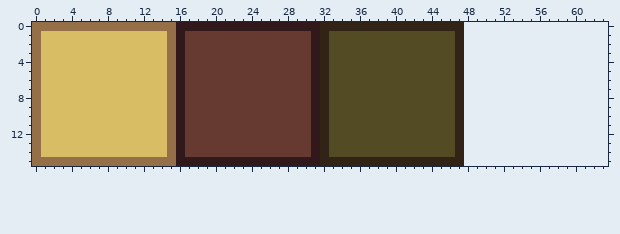
Pixel-art file -- Assets/Art/Environment/tilemap-wheat.aseprite. The picture above was drawn from the file before the commit.
48x16 pixels, 1 frame. The old version is drawn lined up with the new one, on the new canvas.
After:
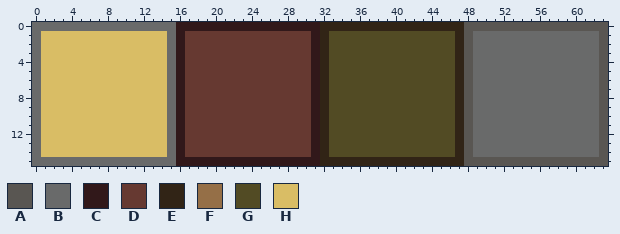
Palette (. is transparent): A #595652  B #696a6a  C #31181a  D #663931  E #312416  F #956f47  G #524b24  H #d9bd65
Difference:
canvas 48x16 -> 64x16
y 0: x 0..15 FFFFFFFFFFFFFFFF -> BBBBBBBBBBBBBBBB; x 48..63 ................ -> AAAAAAAAAAAAAAAA
y 1..14: x 0 F -> B; x 15 F -> B; x 48..63 ................ -> ABBBBBBBBBBBBBBA
y 15: x 0..15 FFFFFFFFFFFFFFFF -> BBBBBBBBBBBBBBBB; x 48..63 ................ -> AAAAAAAAAAAAAAAA
